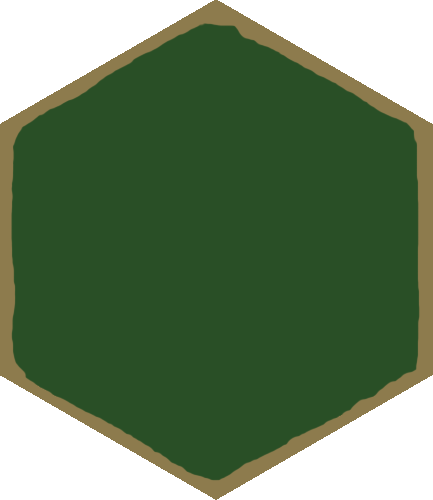
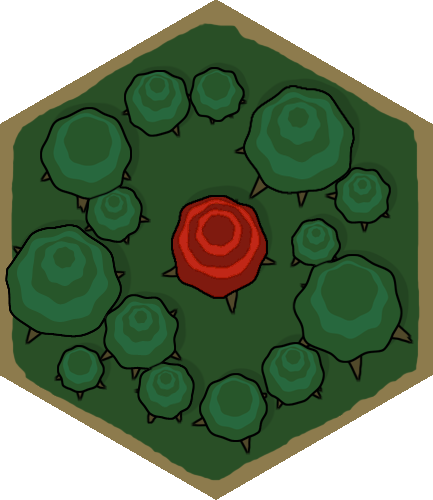
Layer changes from the first 433 x 500 image to the second:
hid "Layer 28", painted on it over bbox(20, 62, 414, 455)
showed "Layer 27", painted on it over bbox(5, 67, 414, 455)
added layer "Layer 6 copy 6" above "Layer 6 copy 5" over bbox(5, 62, 414, 455)
painted on "Layer 6 copy 5" over bbox(38, 62, 414, 455)
showed "Layer 6 copy 4" over bbox(5, 62, 414, 455)
showed "forestFloor1" over bbox(5, 62, 414, 455)
showed "Layer 6 copy 2" over bbox(5, 62, 414, 455)
